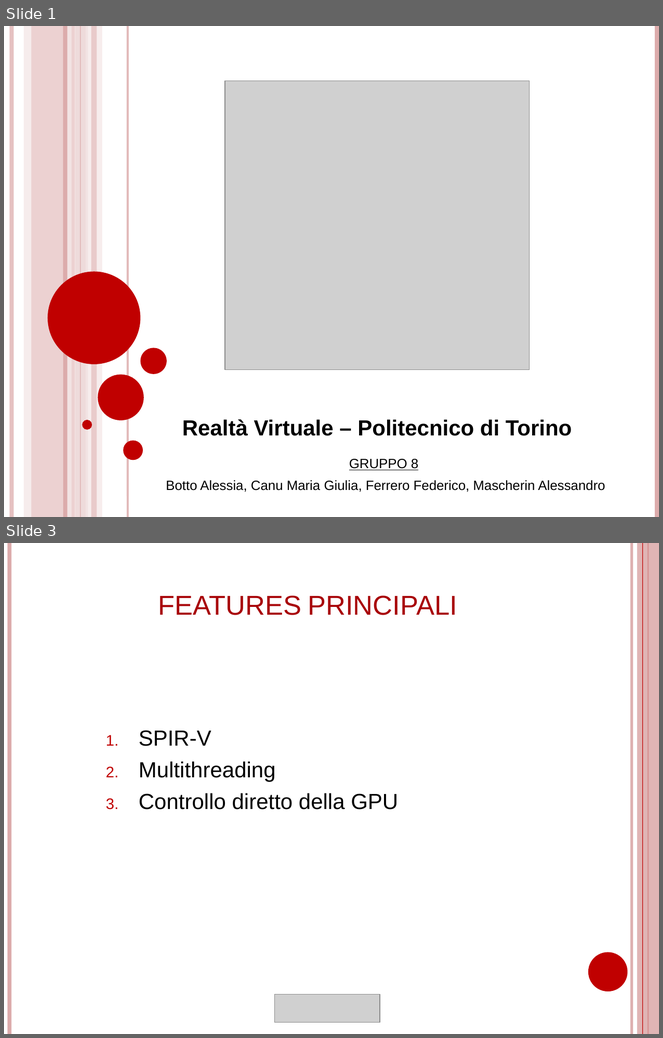
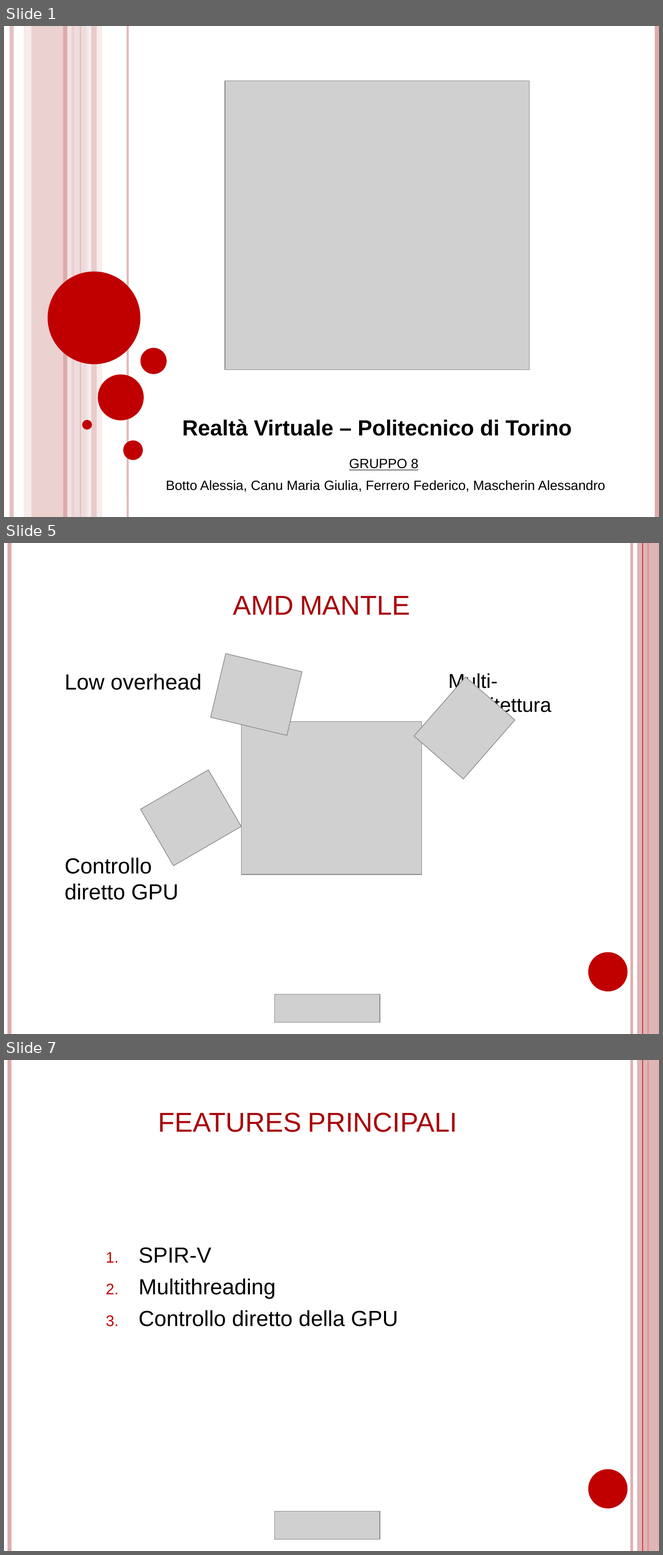
Before and after one commit to FedericoFerrero/TamagotchiAR, a slide deck: Vulkan presentation/Vulkan_group_08.pptx. Shown one above the other, each under a label of ours: slides 1 and 3 before the commit, slides 1, 5 and 7 after it; the slides between them are not shown. The pictures are 663x1038 and 663x1555 pixels, drawn with LibreOffice and Linux fonts; fonts in the diff are those of the drawing; grey boxes stand for pictures. Boxes give left, top, right and bottom in pixels: in the first picture for what was removed or moved away, otherwise in the second. Text is boxed around its words. In the diff, an @@ line names an element or a change of style, - is before the commit and + after.

```diff
--- a/Vulkan presentation/Vulkan_group_08.pptx
+++ b/Vulkan presentation/Vulkan_group_08.pptx
@@ slide 5 added at <box>4,543,659,1034</box>, background #FFFFFF; not listed: 6 template elements that a slide beside it also shows @@
@@ title added at <box>233,596,411,615</box>, 30 pt, text #A80408, small capitals @@
+AMD MANTLE
@@ picture added at <box>210,653,302,735</box> @@
@@ text added at <box>65,674,202,690</box>, 24 pt, text #000000 @@
+Low overhead
@@ picture added at <box>414,677,515,780</box> @@
@@ text added at <box>449,674,552,716</box>, 22.2 pt, text #000000 @@
+Multi-Architettura
@@ picture added at <box>241,722,422,875</box> @@
@@ picture added at <box>140,770,241,866</box> @@
@@ text added at <box>65,858,179,900</box>, 24 pt, text #000000 @@
+Controllo diretto GPU
@@ picture added at <box>274,995,379,1023</box> @@
@@ what was slide 3 is now slide 7 @@
```
Also in this commit, not shown: 1 slide changed, 3 other slides added.
